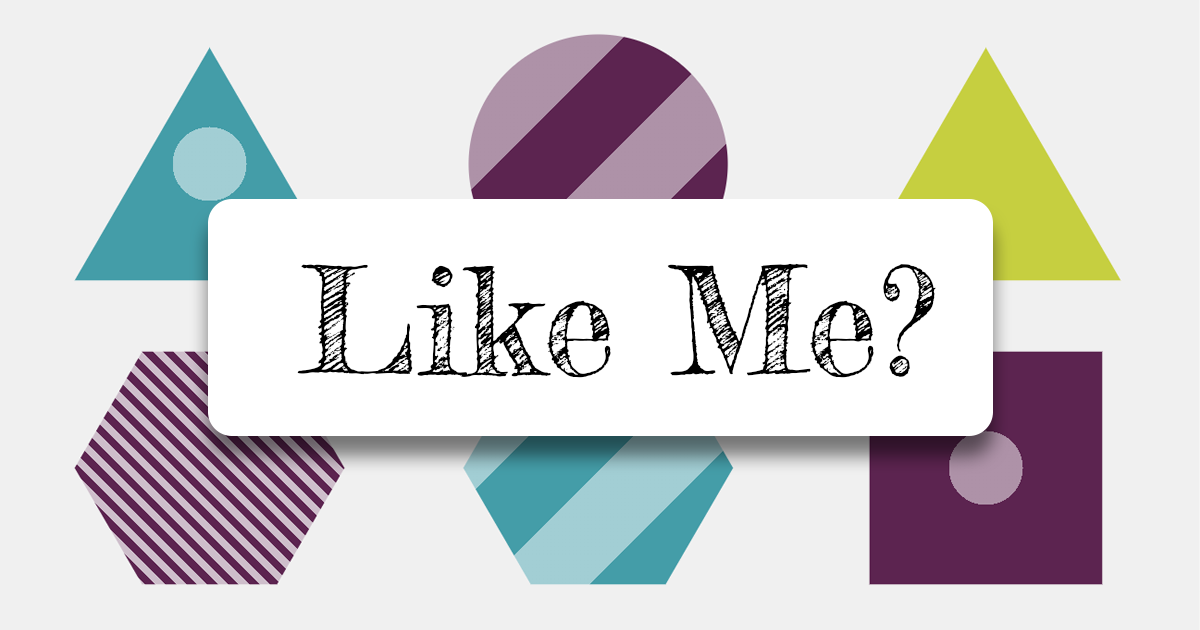
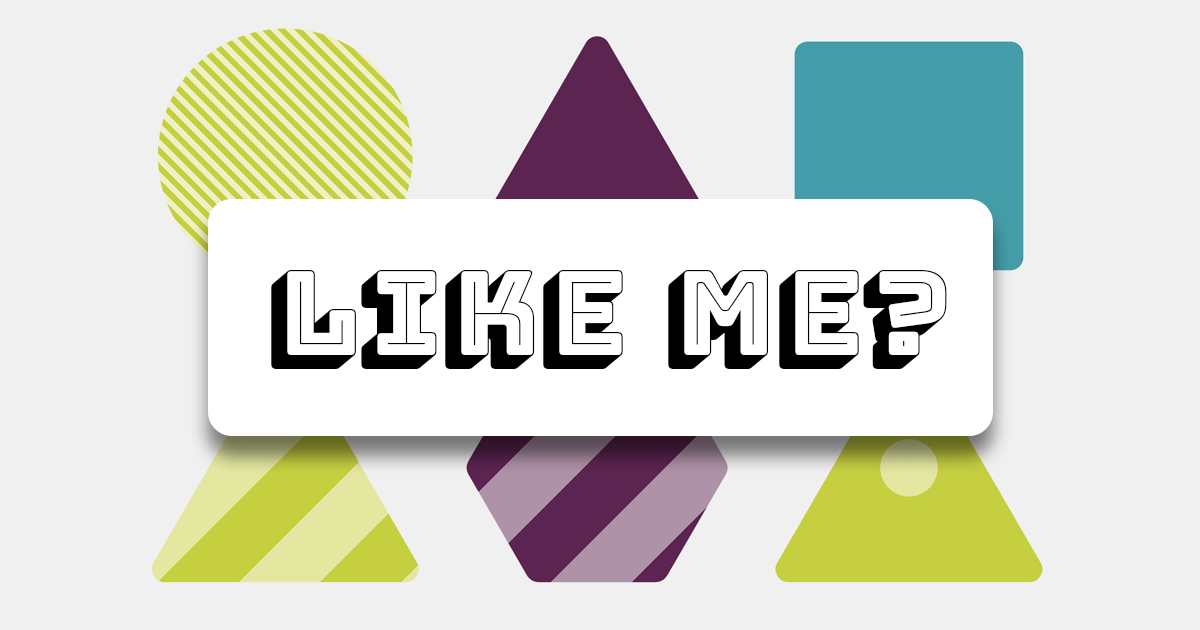
Layered file, before and after one edit (1200x630). Changes by layer:
painted on "Like Me?" over bbox(271, 263, 947, 378)
added layer "Layer 8" above "Layer 7" over bbox(143, 27, 1057, 585)
hid "Layer 7" over bbox(74, 0, 1200, 630)
